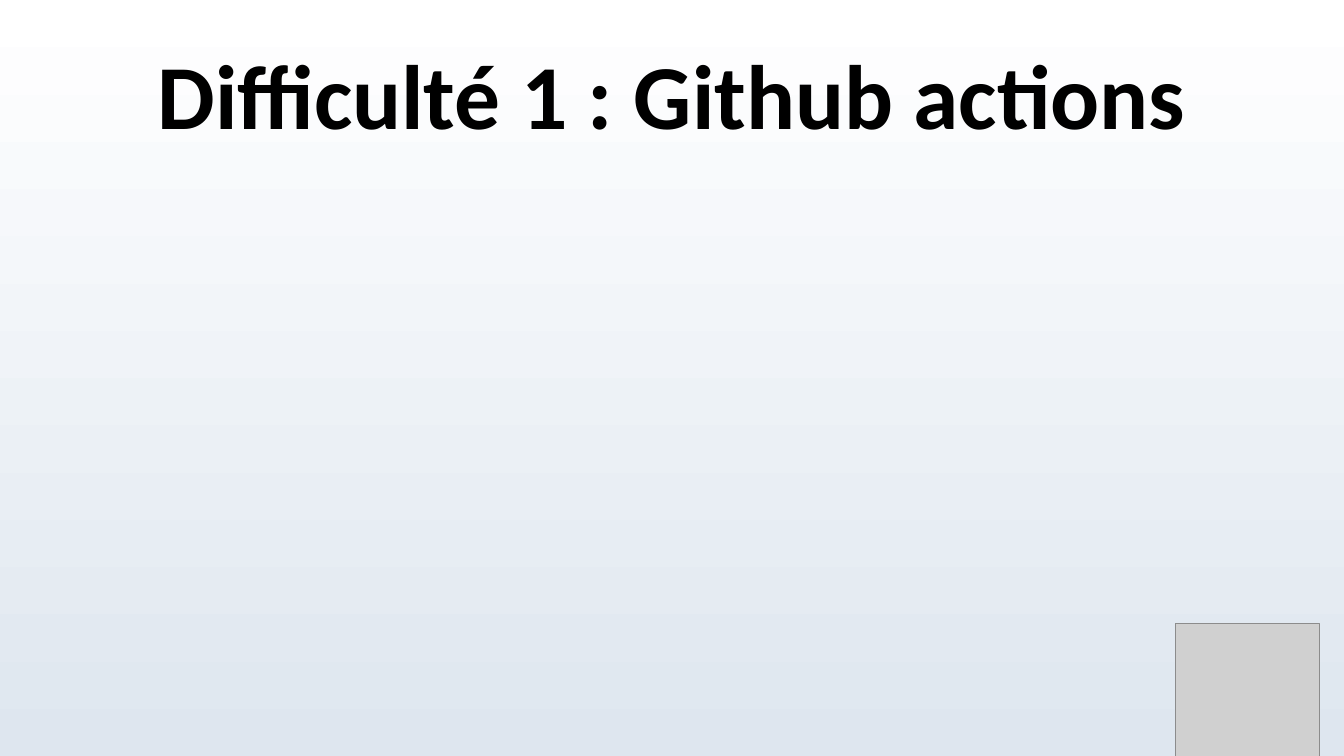
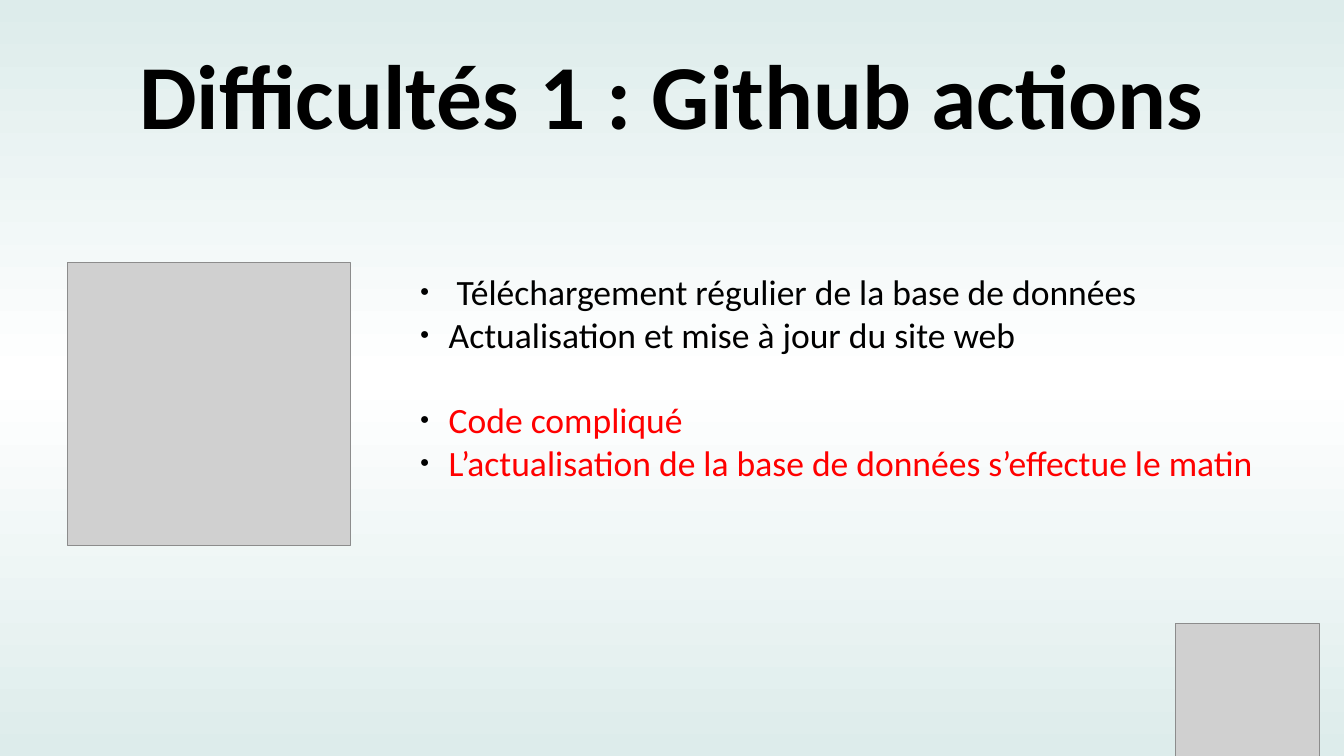
Before and after one commit to DamienMariac/HAX712X, a slide deck: slide 9 of slides/Présentation_bikemap.odp. Drawn at 1344x756 pixels with LibreOffice and Linux fonts; fonts in the diff are those of the drawing; grey boxes stand for pictures. Boxes give left, top, right and bottom in pixels: in the first picture for what was removed or moved away, otherwise in the second. Text is boxed around its words. In the diff, an @@ line names an element or a change of style, - is before the commit and + after.

```diff
--- a/slides/Présentation_bikemap.odp
+++ b/slides/Présentation_bikemap.odp
@@ background gradient #FFFFFF to #DEE6EF to gradient #DDECEB to #FFFFFF @@
@@ title at (139, 64, 1203, 130): text changed @@
-Difficulté 1 : Github actions
+Difficultés 1 : Github actions
@@ picture added at (67, 262, 350, 545) @@
@@ text added at (449, 280, 1253, 477), 21 pt, text #000000 @@
+● Téléchargement régulier de la base de données
+● Actualisation et mise à jour du site web
+● Code compliqué
+● L’actualisation de la base de données s’effectue le matin
```
Also in this commit, not shown: 7 other slides changed, 3 slides added, 3 slides removed.
